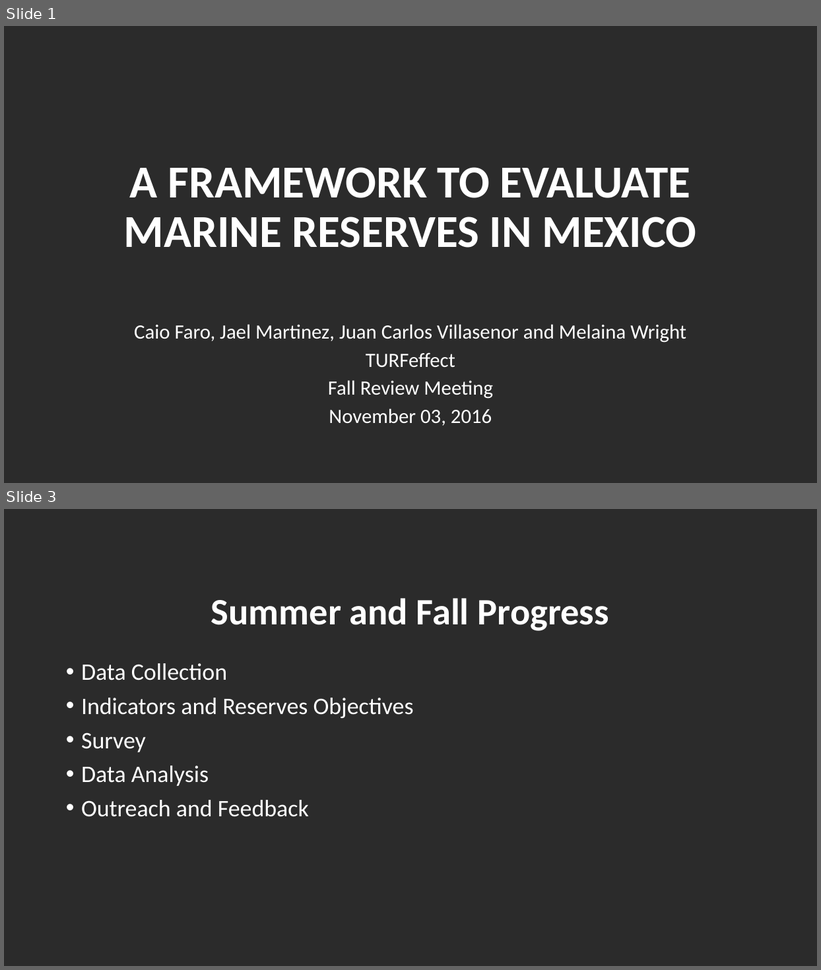
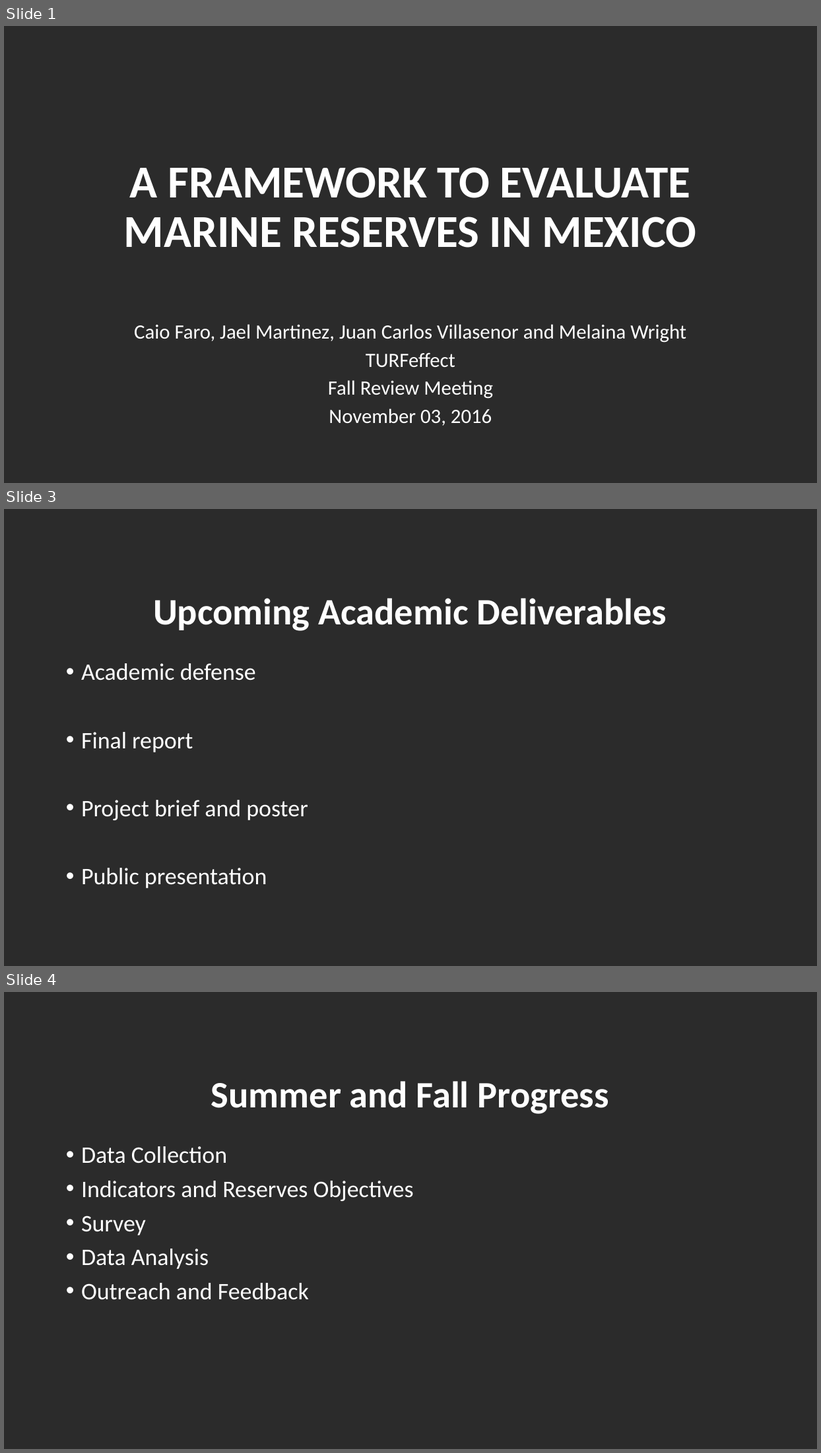
Before and after one commit to turfeffect/Docs, a slide deck: Presentations/Fall Review Meeting/A FRAMEWORK TO EVALUATE MARINE RESERVES IN MEXICO.pptx. Shown one above the other, each under a label of ours: slides 1 and 3 before the commit, slides 1, 3 and 4 after it; the slides between them are not shown. The pictures are 821x970 and 821x1453 pixels, drawn with LibreOffice and Linux fonts; fonts in the diff are those of the drawing; background and template pictures are left out; a plain dark background stands for a picture behind light text. Boxes give left, top, right and bottom in pixels: in the first picture for what was removed or moved away, otherwise in the second. Text is boxed around its words. In the diff, an @@ line names an element or a change of style, - is before the commit and + after.

```diff
--- a/Presentations/Fall Review Meeting/A FRAMEWORK TO EVALUATE MARINE RESERVES IN MEXICO.pptx
+++ b/Presentations/Fall Review Meeting/A FRAMEWORK TO EVALUATE MARINE RESERVES IN MEXICO.pptx
@@ slide 3 added at (4, 509, 817, 966), background picture (left out) @@
@@ title added at (153, 598, 667, 631), 44 pt, text #FFFFFF, bold @@
+Upcoming Academic Deliverables
@@ text added at (81, 663, 308, 889), 28 pt, text #FFFFFF @@
+• Academic defense
+• Final report
+• Project brief and poster
+• Public presentation
@@ what was slide 3 is now slide 4 @@
```
Also in this commit, not shown: 5 slides changed, 3 other slides added, 3 slides removed.
